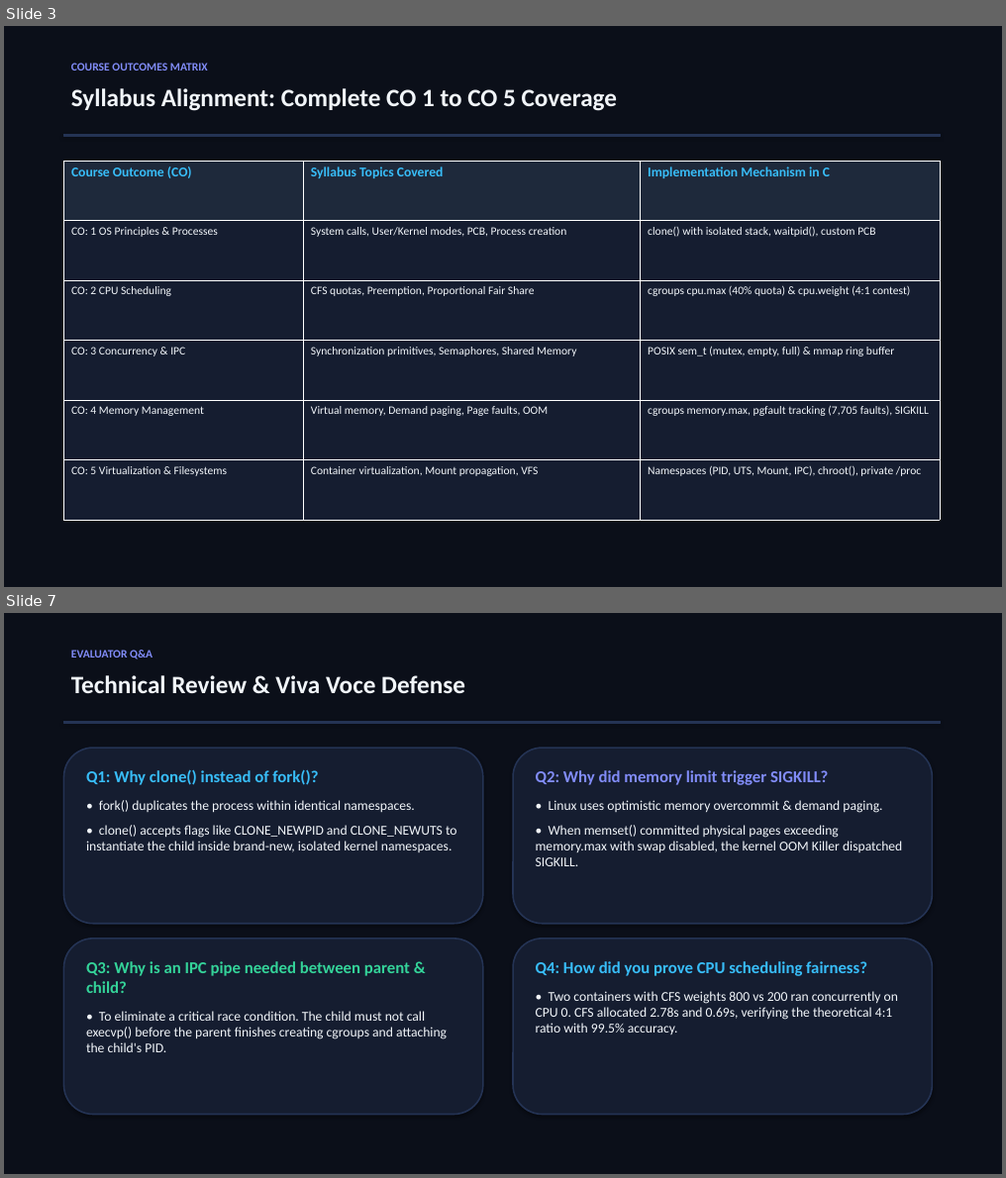
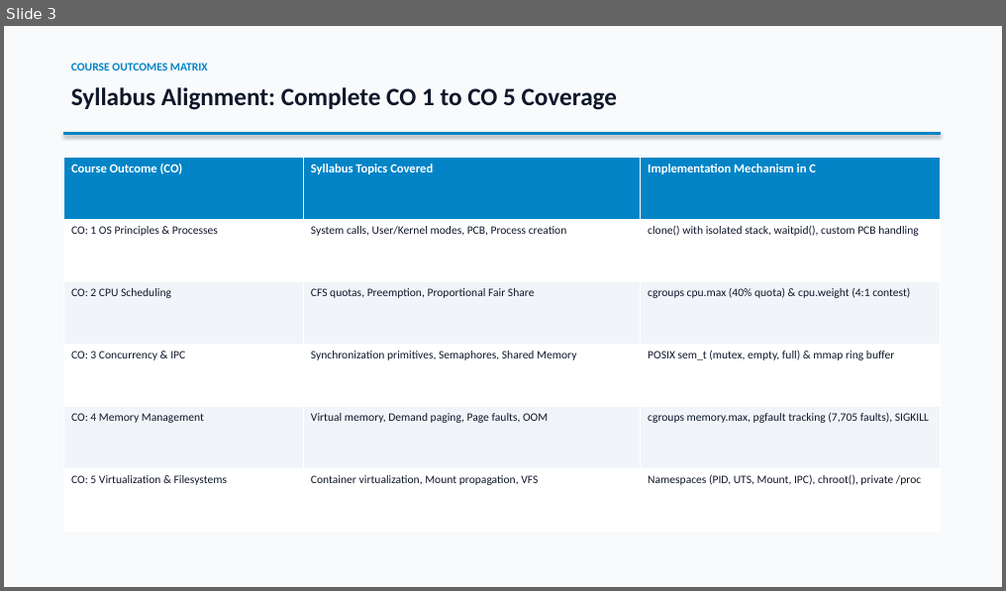
Before and after one commit to THARAKESHA/mini-container, a slide deck: presentation.pptx. Shown one above the other, each under a label of ours: slides 3 and 7 before the commit, slide 3 after it; the slides between them are not shown. The pictures are 1006x1178 and 1006x591 pixels, drawn with LibreOffice and Linux fonts; fonts in the diff are those of the drawing. Boxes give left, top, right and bottom in pixels: in the first picture for what was removed or moved away, otherwise in the second. Text is boxed around its words. In the diff, an @@ line names an element or a change of style, - is before the commit and + after.

Commit message:
Review: Update presentation to bright clean theme, remove viva slide, add concurrency representations

```diff
--- a/presentation.pptx
+++ b/presentation.pptx
@@ slide 7 removed at [4,613,1002,1174], background #FFFFFF @@
@@ rectangle removed at [4,613,1002,1174] @@
@@ text removed at [71,650,152,660] @@
-EVALUATOR Q&A
@@ text removed at [71,675,465,693] @@
-Technical Review & Viva Voce Defense
@@ rectangle removed at [63,722,940,723] @@
@@ rounded rectangle removed at [63,748,483,924] @@
@@ rounded rectangle removed at [513,748,933,924] @@
@@ text removed at [86,769,457,853] @@
-Q1: Why clone() instead of fork()?
-• fork() duplicates the process within identical namespaces.
-• clone() accepts flags like CLONE_NEWPID and CLONE_NEWUTS to instantiate the child inside brand-new, isolated kernel namespaces.
@@ text removed at [536,770,902,866] @@
-Q2: Why did memory limit trigger SIGKILL?
-• Linux uses optimistic memory overcommit & demand paging.
-• When memset() committed physical pages exceeding memory.max with swap disabled, the kernel OOM Killer dispatched SIGKILL.
@@ rounded rectangle removed at [63,939,483,1115] @@
@@ rounded rectangle removed at [513,939,933,1115] @@
@@ text removed at [86,961,447,1053] @@
-Q3: Why is an IPC pipe needed between parent & child?
-• To eliminate a critical race condition. The child must not call execvp() before the parent finishes creating cgroups and attaching the child's PID.
@@ text removed at [536,961,898,1035] @@
-Q4: How did you prove CPU scheduling fairness?
-• Two containers with CFS weights 800 vs 200 ran concurrently on CPU 0. CFS allocated 2.78s and 0.69s, verifying the theoretical 4:1 ratio with 99.5% accuracy.
@@ slide 3 changed as well @@
@@ rectangle at [4,26,1002,587]: fill #0B0F19 to #F8FAFC; outline #0B0F19 0.75 pt to #F8FAFC 0.75 pt @@
@@ text "Syllabus Alignment: Complete CO 1 ..." at [71,87,617,110]: text colour #F1F5F9 to #0F172A @@
@@ text "COURSE OUTCOMES MATRIX" at [71,63,208,71]: text colour #818CF8 to #0284C7 @@
@@ rectangle at [63,132,940,135]: fill #243354 to #0284C7; outline #243354 0.75 pt to #0284C7 0.75 pt @@
@@ table at [63,157,940,531] @@
-row 2, column 3: clone() with isolated stack, waitpid(), custom PCB
+row 2, column 3: clone() with isolated stack, waitpid(), custom PCB handling
@@ fill #1E293B to #0284C7 in row 1 @@
@@ fill #151D30 to #FFFFFF in 9 cells @@
@@ fill #151D30 to #F1F5F9 in 6 cells @@
@@ size 13 to 12 pt, text colour #38BDF8 to #FFFFFF in "Course Outcome (CO)", "Syllabus Topics Covered", "Implementation Mechanism in C" @@
@@ text colour #F1F5F9 to #0F172A in "CO: 1 OS Principles & Processes", "System calls, User/Kernel modes, PCB, Process creation", "CO: 2 CPU Scheduling", "CFS quotas, Preemption, Proportional Fair Share" and 10 more places @@
@@ table: place and size @@
-table at [63,161,940,520]
+table at [63,157,940,531]
```
Also in this commit, not shown: 6 other slides changed, 1 slide added, 3 other files.
